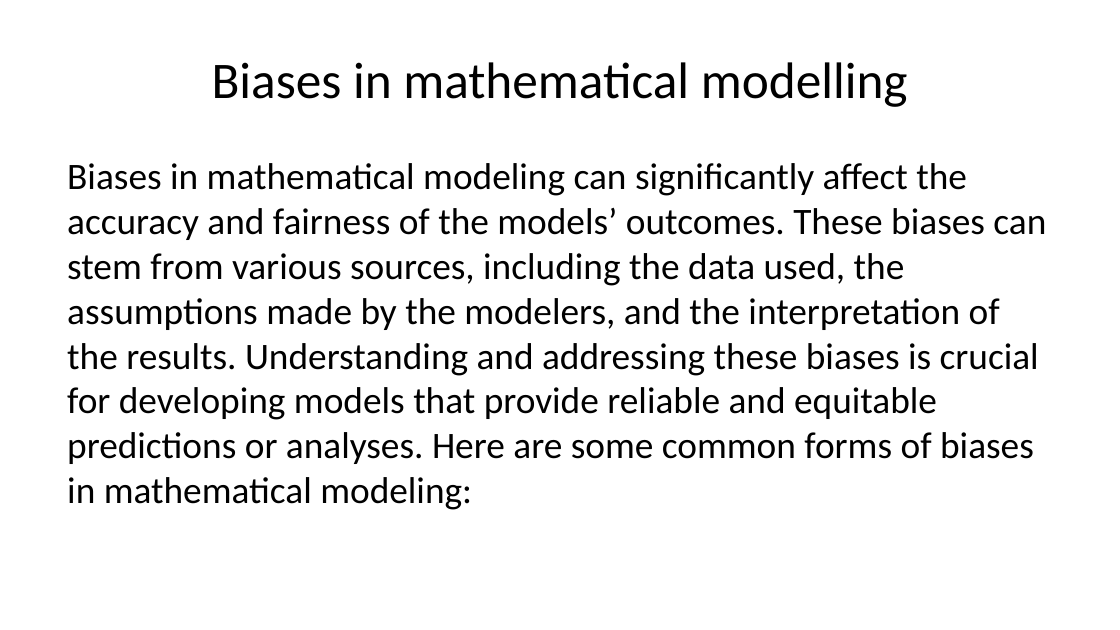
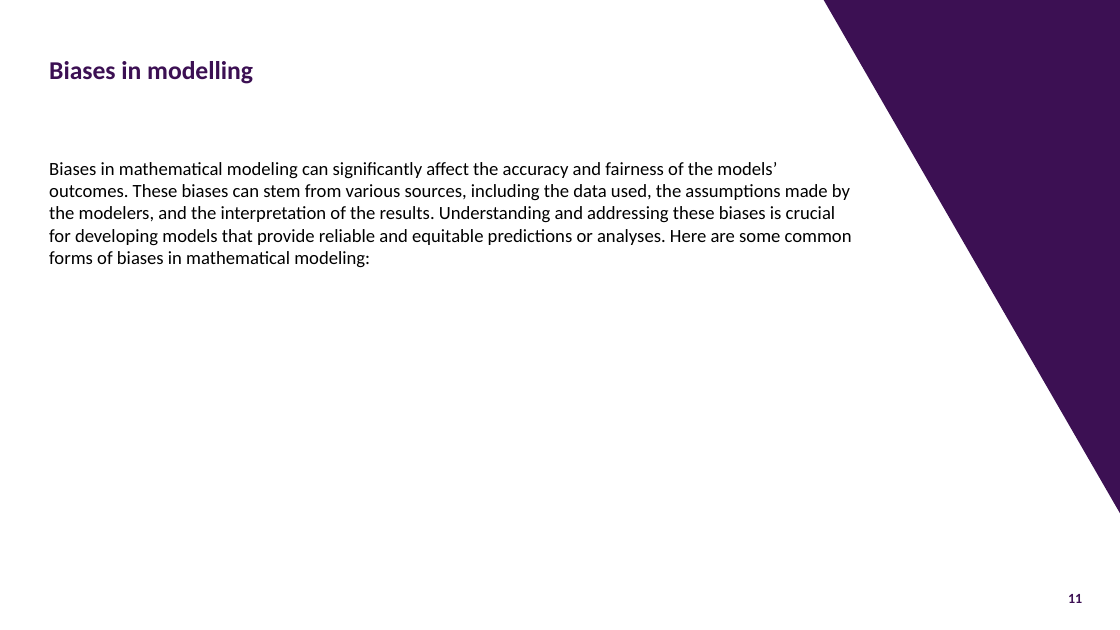
Before and after one commit to joe-alcantara/FP041, a slide deck: slide 11 of Week3d.pptx (slide 13 before the commit). Drawn at 1120x630 pixels with LibreOffice and Linux fonts; fonts in the diff are those of the drawing; background and template pictures are left out. Boxes give left, top, right and bottom in pixels: in the first picture for what was removed or moved away, otherwise in the second. Text is boxed around its words. In the diff, an @@ line names an element or a change of style, - is before the commit and + after.

```diff
--- a/Week3d.pptx
+++ b/Week3d.pptx
@@ right triangle added at (823,0,1120,513), fill #3C1053 @@
@@ title "Biases in modelling" at (49,61,253,84): vertical alignment middle to bottom @@
@@ title at (49,61,253,84): text changed; size 33 to 16.5 pt; text colour #000000 to #3C1053; bold on @@
-Biases in mathematical modelling
+Biases in modelling
@@ text "Biases in mathematical modeling can ...": place and size @@
-text "Biases in mathematical modeling can ..." at (67,163,1046,510)
+text "Biases in mathematical modeling can ..." at (49,162,852,268)
@@ text "Biases in mathematical modeling can ..." at (49,162,852,268): size 24 to 12 pt; more space between paragraphs @@
@@ page number added at (1068,594,1082,603), 9 pt, text #3C1053, bold @@
+11
```
Also in this commit, not shown: 18 other slides changed, 3 slides added, 2 slides removed.
